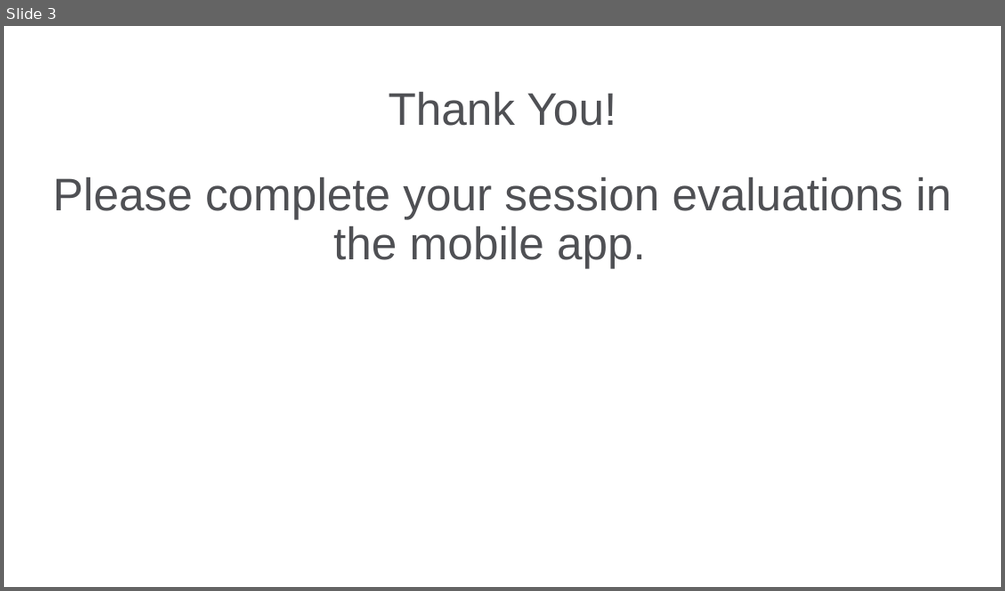
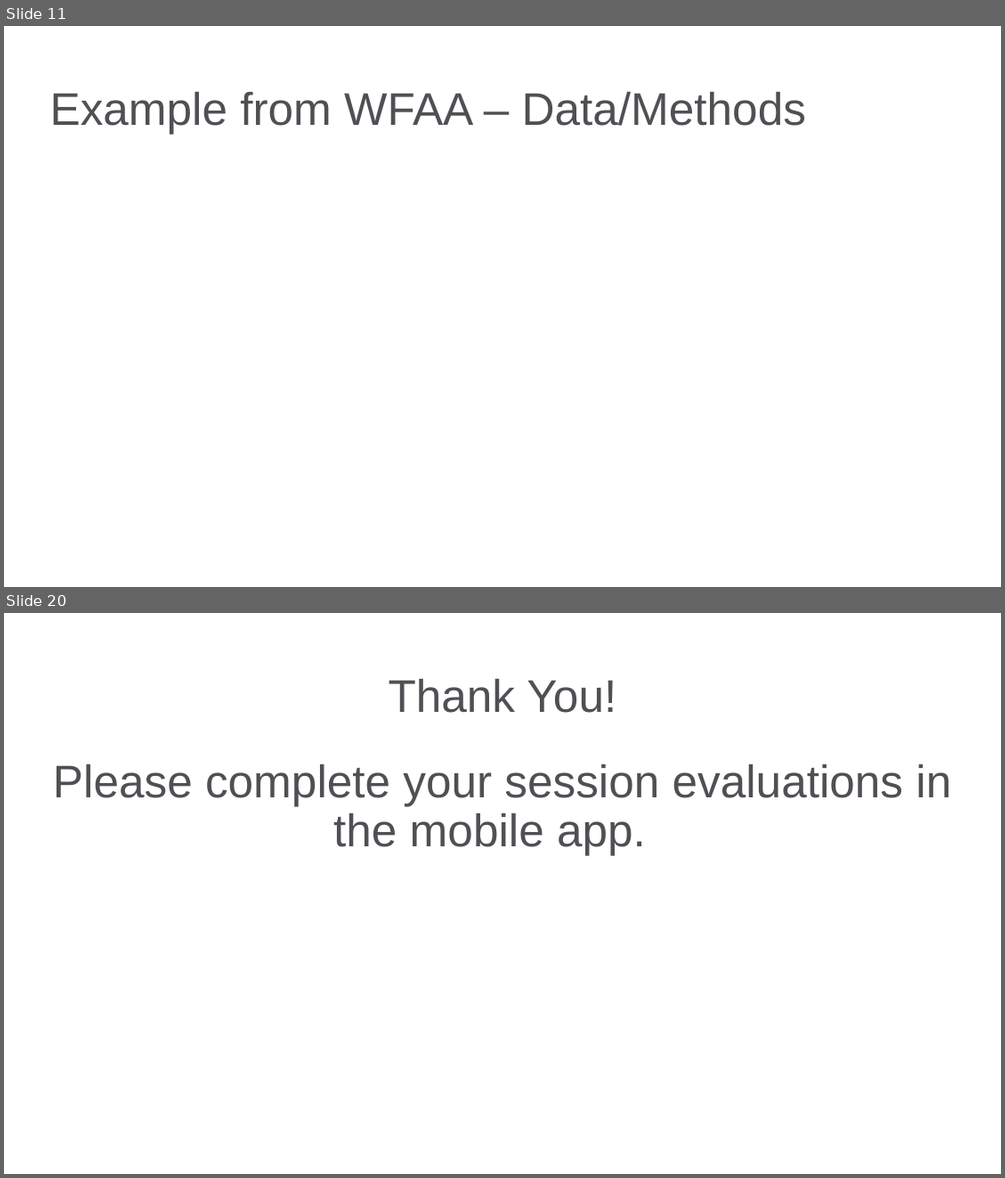
Before and after one commit to bgstieber/APRA-PD-DAS-2019, a slide deck: Generating Insights from Clustering Large Donors - BStieber APRA DAS19.pptx. Shown one above the other, each under a label of ours: slide 3 before the commit, slides 11 and 20 after it; the slides between them are not shown. The pictures are 1005x591 and 1005x1178 pixels, drawn with LibreOffice and Linux fonts; fonts in the diff are those of the drawing; background and template pictures are left out. Boxes give left, top, right and bottom in pixels: in the first picture for what was removed or moved away, otherwise in the second. Text is boxed around its words. In the diff, an @@ line names an element or a change of style, - is before the commit and + after.

```diff
--- a/Generating Insights from Clustering Large Donors - BStieber APRA DAS19.pptx
+++ b/Generating Insights from Clustering Large Donors - BStieber APRA DAS19.pptx
@@ slide 11 added at bbox=[4, 26, 1001, 587], background picture (left out) @@
@@ title added at bbox=[50, 92, 806, 134], 33 pt, text #4F5054 @@
+Example from WFAA – Data/Methods
@@ what was slide 3 is now slide 20 @@
```
Also in this commit, not shown: 2 slides changed, 16 other slides added, 1 other file.
